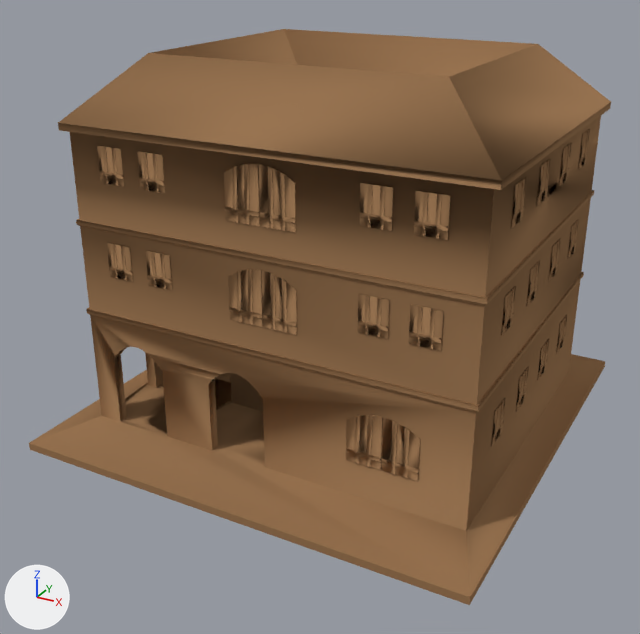
One commit to the Blender file res/models/insula_rework030620.blend: the scene before it, then after it.
Rendered twice from a 50 mm camera at (5.06, -9.84, 6.2) aimed at (-0.08, -0.49, 1.53). The lights are fixed; the arrows at lower left show +X, +Y and +Z.

Names of what the first picture shows: 'Insula'.
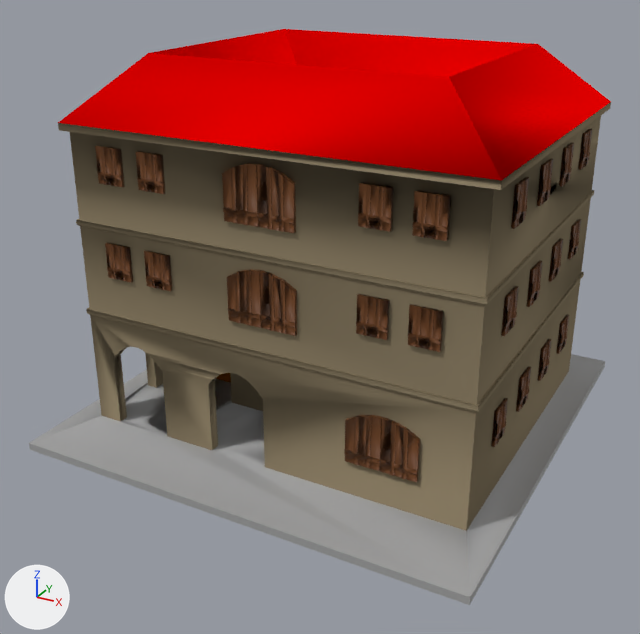
The change in detail:
In material 'Roof' (mat_roof), texture is no longer img_texture_png.
In material 'Roof' (mat_roof), base_color is now set to (0.8, 0.0, 0.0), red #e70000.
In material 'Floor' (mat_floor), texture is no longer img_texture_png.
In material 'Floor' (mat_floor), base_color is now set to (0.376, 0.376, 0.376), grey #a5a5a5.
In material 'Floor' (mat_floor), specular_ior_level goes from 0.0 to 0.162.
Material 'Wood2' (mat_wood2) is new.
Its base color is (0.133, 0.0482, 0.0152) (brown #663e21).
Its specular ior level is 0.2.
me_insula_003 has 3828 vertices, 2045 faces and spans x -3.0..3.0, y -3.0..3.0, z 0.0..4.86.
me_insula_003 is used by ob_insula; location (0.0, 0.0, 0.0).
me_insula_003 part 1: 2220 vertices removed from x -2.67..2.61, y -2.02..2.41, z 0.56..3.91; 2220 vertices added at x -2.7..2.64, y -2.05..2.44, z 0.56..3.91.
me_insula_003 no longer uses material mat_roof.
me_insula_003 now uses material mat_wood2 (brown #663e21).

What differs and where, as boxes (x1, y1, x2, y2) in the pictures (640 x 634 px; the box of a moved part takes in the faces that stretch with it):
'Insula', surface changed, reshaped
    both: (29, 29, 611, 605)
part 1 of me_insula_003, moved or reshaped
    before: (97, 129, 590, 481)
    after: (95, 129, 592, 482)
